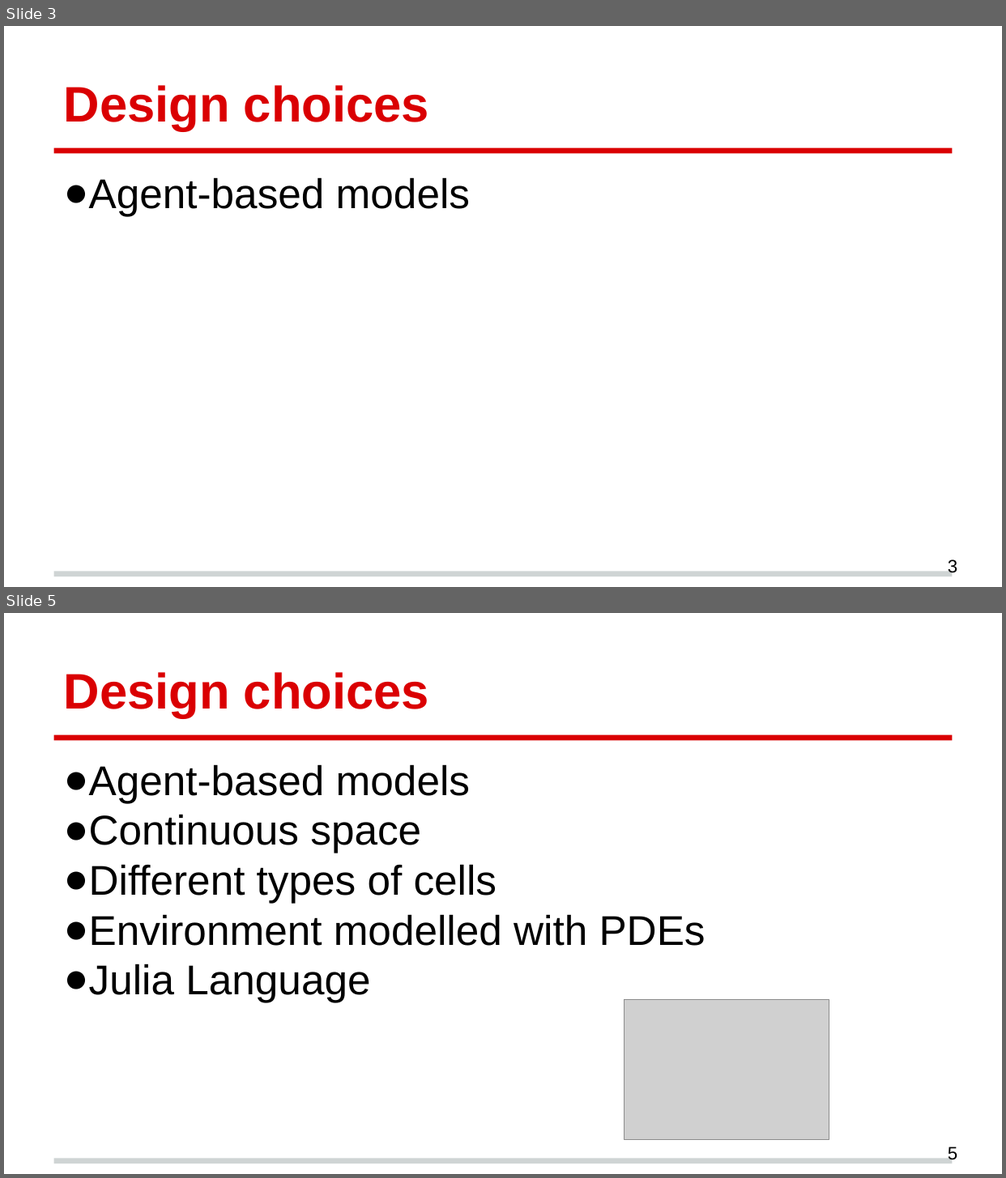
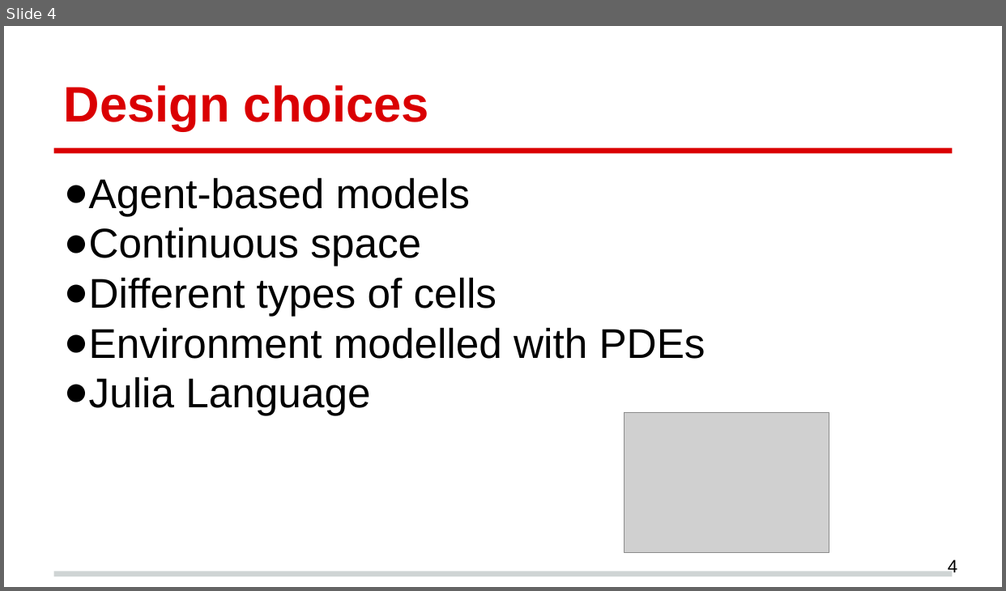
Before and after one commit to RyanCarey/abm-platform, a slide deck: media/Cell Behaviour Modeling Platform Presentation.pptx. Shown one above the other, each under a label of ours: slides 3 and 5 before the commit, slide 4 after it; the slides between them are not shown. The pictures are 1006x1178 and 1006x591 pixels, drawn with LibreOffice and Linux fonts; fonts in the diff are those of the drawing; grey boxes stand for pictures. Boxes give left, top, right and bottom in pixels: in the first picture for what was removed or moved away, otherwise in the second. Text is boxed around its words. In the diff, an @@ line names an element or a change of style, - is before the commit and + after.

```diff
--- a/media/Cell Behaviour Modeling Platform Presentation.pptx
+++ b/media/Cell Behaviour Modeling Platform Presentation.pptx
@@ slide 3 removed at (4, 26, 1002, 587), background #FFFFFF; not listed: 2 template elements that a slide beside it also shows @@
@@ text removed at (64, 85, 429, 131) @@
-Design choices
@@ text removed at (64, 177, 470, 216) @@
-● Agent-based models
@@ page number removed at (948, 560, 957, 577) @@
-3
@@ what was slide 5 is now slide 4 @@
@@ page number at (948, 560, 957, 577): text changed @@
-5
+4
```
Also in this commit, not shown: 4 slides changed, 1 other file.
